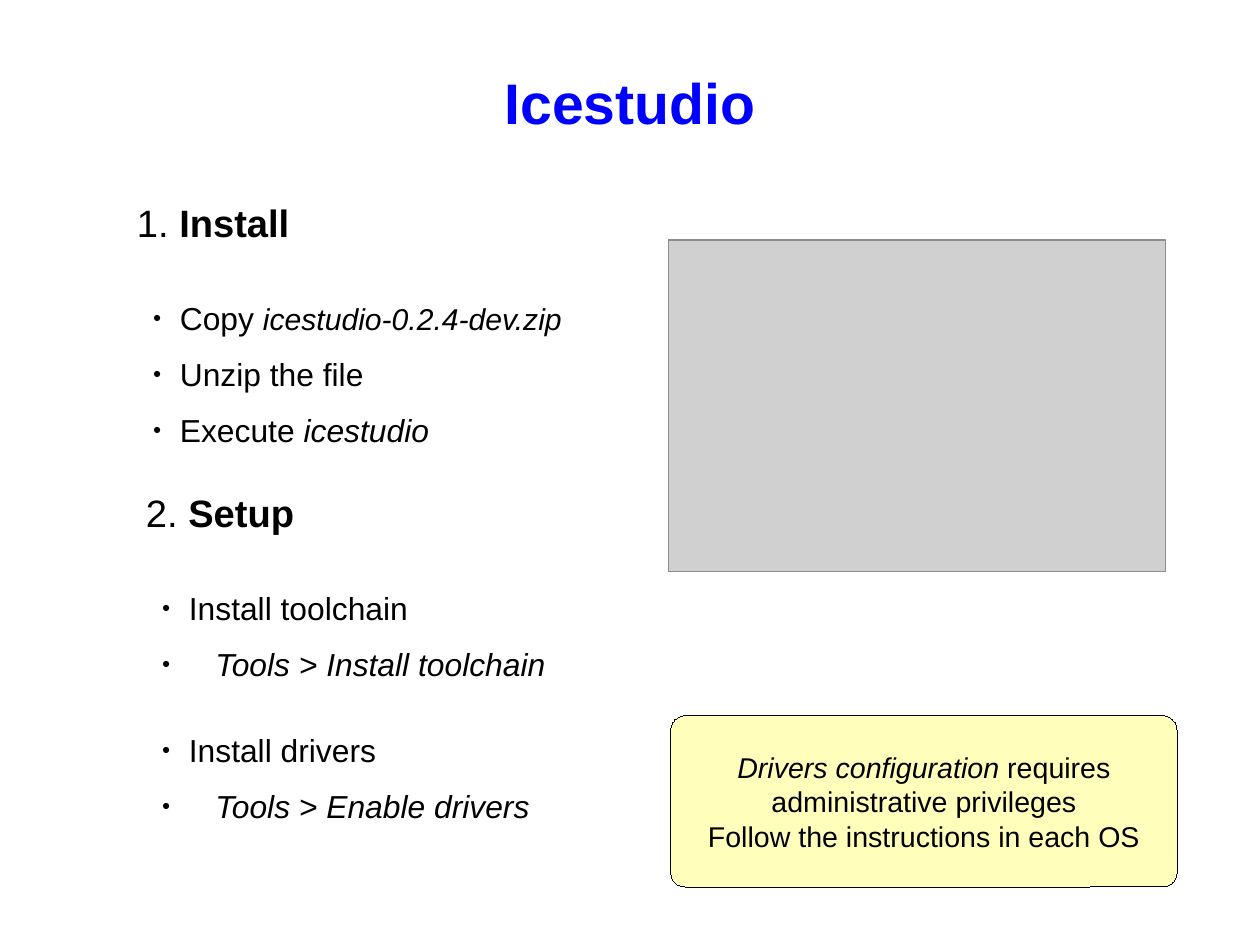
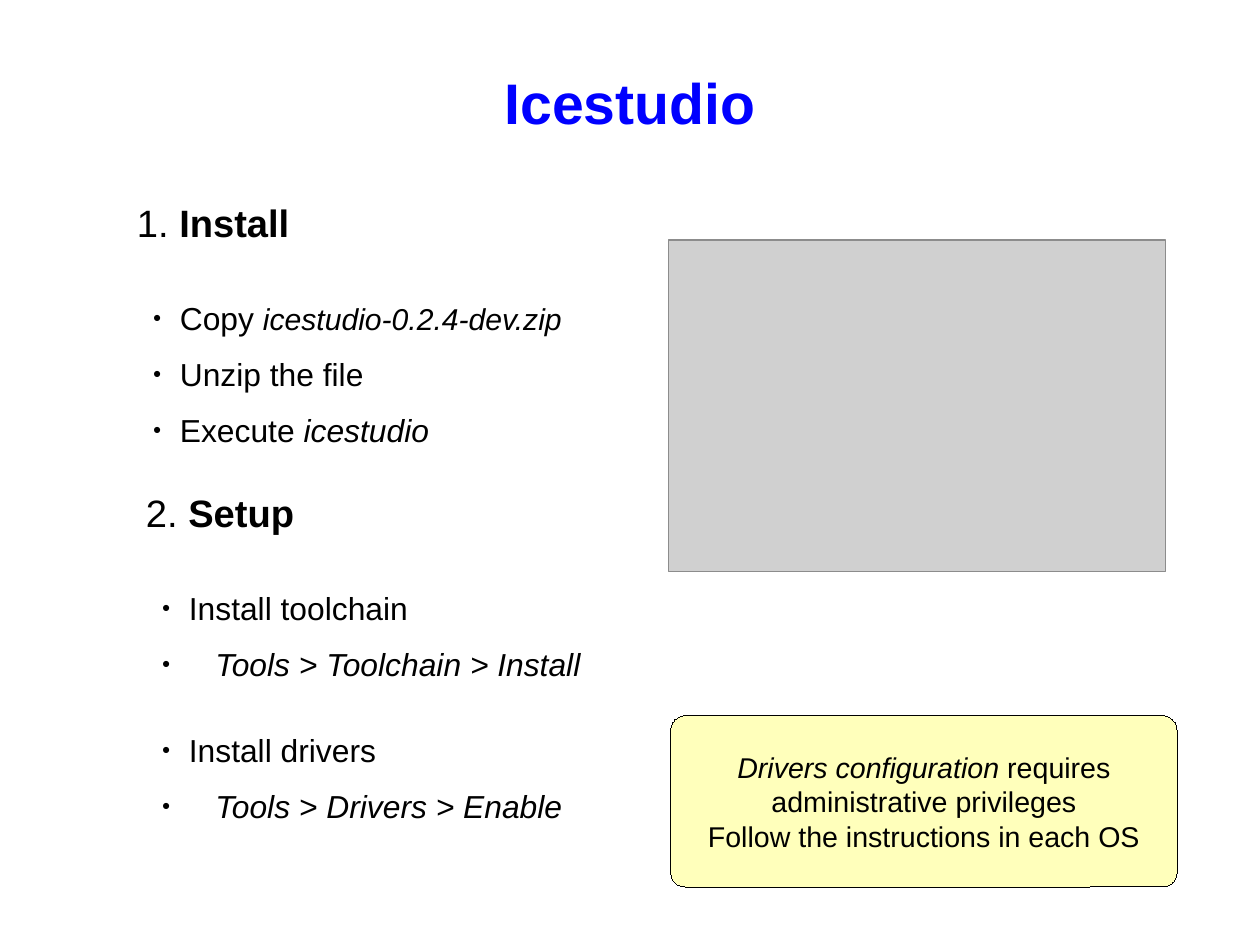
Before and after one commit to FPGAwars/workshops, a slide deck: slide 9 of 2016-12-10-OurenseMakersLab/presentation/slides.odp (slide 7 before the commit). Drawn at 1260x945 pixels with LibreOffice and Linux fonts; fonts in the diff are those of the drawing; grey boxes stand for pictures. Boxes give left, top, right and bottom in pixels: in the first picture for what was removed or moved away, otherwise in the second. Text is boxed around its words. In the diff, an @@ line names an element or a change of style, - is before the commit and + after.

Commit message:
Add slides-es

```diff
--- a/2016-12-10-OurenseMakersLab/presentation/slides.odp
+++ b/2016-12-10-OurenseMakersLab/presentation/slides.odp
@@ text at [215, 653, 580, 677]: text changed @@
-● Tools > Install toolchain
+● Tools > Toolchain > Install
@@ text at [215, 795, 562, 819]: text changed @@
-● Tools > Enable drivers
+● Tools > Drivers > Enable
```
Also in this commit, not shown: 3 other slides changed, 2 slides added, 3 other files.
